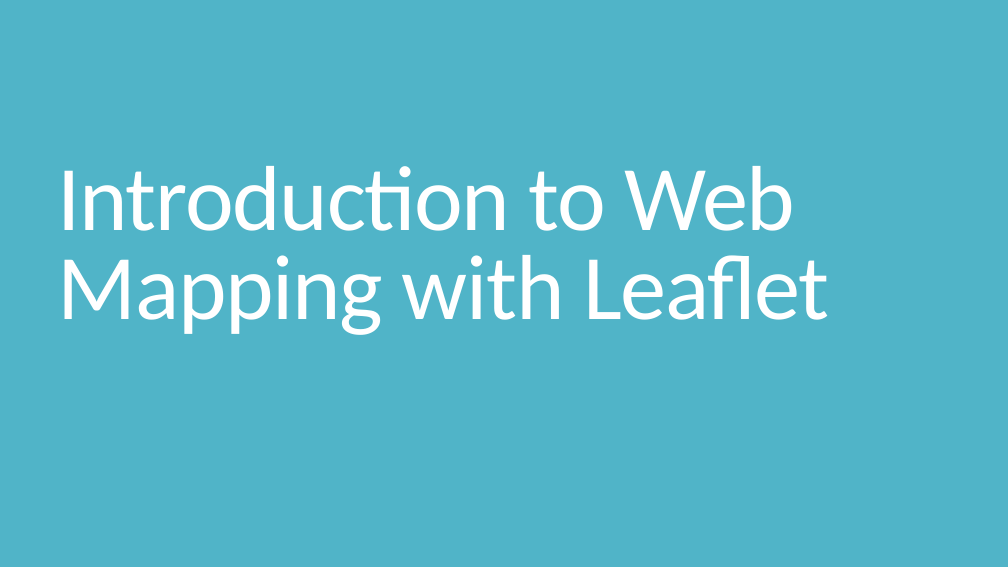
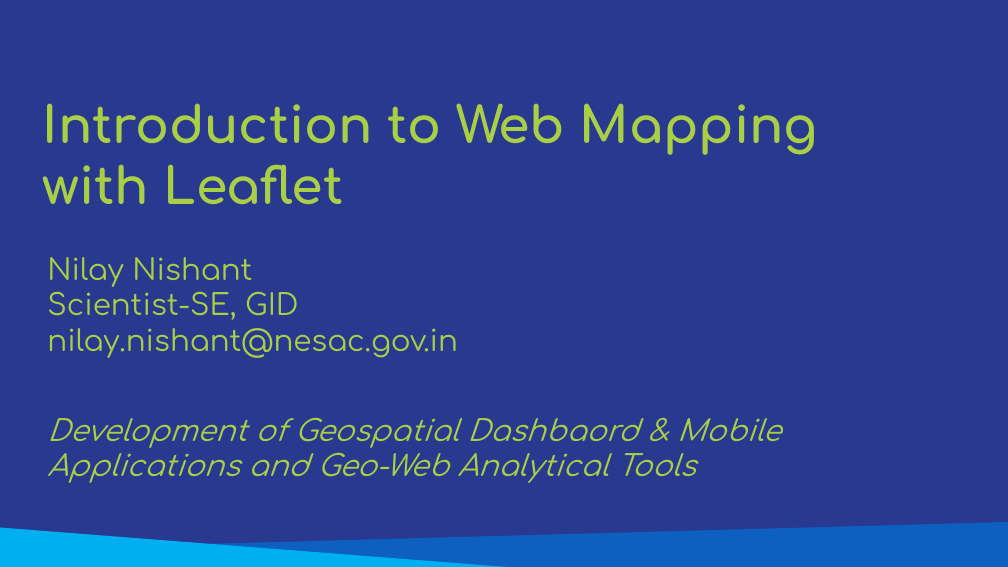
Before and after one commit to dashappgeo/geowebapp, a slide deck: slide 1 of L06_IntroductionToWebMappingWIthLeaflet.pptx. Drawn at 1008x567 pixels with LibreOffice and Linux fonts; fonts in the diff are those of the drawing. Boxes give left, top, right and bottom in pixels: in the first picture for what was removed or moved away, otherwise in the second. Text is boxed around its words. In the diff, an @@ line names an element or a change of style, - is before the commit and + after.

```diff
--- a/L06_IntroductionToWebMappingWIthLeaflet.pptx
+++ b/L06_IntroductionToWebMappingWIthLeaflet.pptx
@@ background #50B4C8 to #2A3990 @@
@@ title "Introduction to Web Mapping with ...": place and size @@
-title "Introduction to Web Mapping with ..." at <box>57,166,830,335</box>
+title "Introduction to Web Mapping with ..." at <box>43,103,818,204</box>
@@ title "Introduction to Web Mapping with ..." at <box>43,103,818,204</box>: size 88 to 48 pt, font Calibri to Comfortaa, text colour #FFFFFF to #A8CF45, letter spacing -1.2 to 0 pt, bold on; line spacing 0.8 to 1 @@
@@ text added at <box>47,257,458,358</box>, 28 pt, text #A8CF45 @@
+Nilay Nishant
+Scientist-SE, GID
+nilay.nishant@nesac.gov.in
@@ text added at <box>47,418,781,483</box>, 28 pt, text #A8CF45, italic @@
+Development of Geospatial Dashbaord & Mobile Applications and Geo-Web Analytical Tools
@@ freeform shape added at <box>0,528,524,567</box>, fill #00AFEF @@
@@ freeform shape added at <box>2,522,1008,567</box>, fill #0E60C0 @@
```
Also in this commit, not shown: 9 other slides changed.
